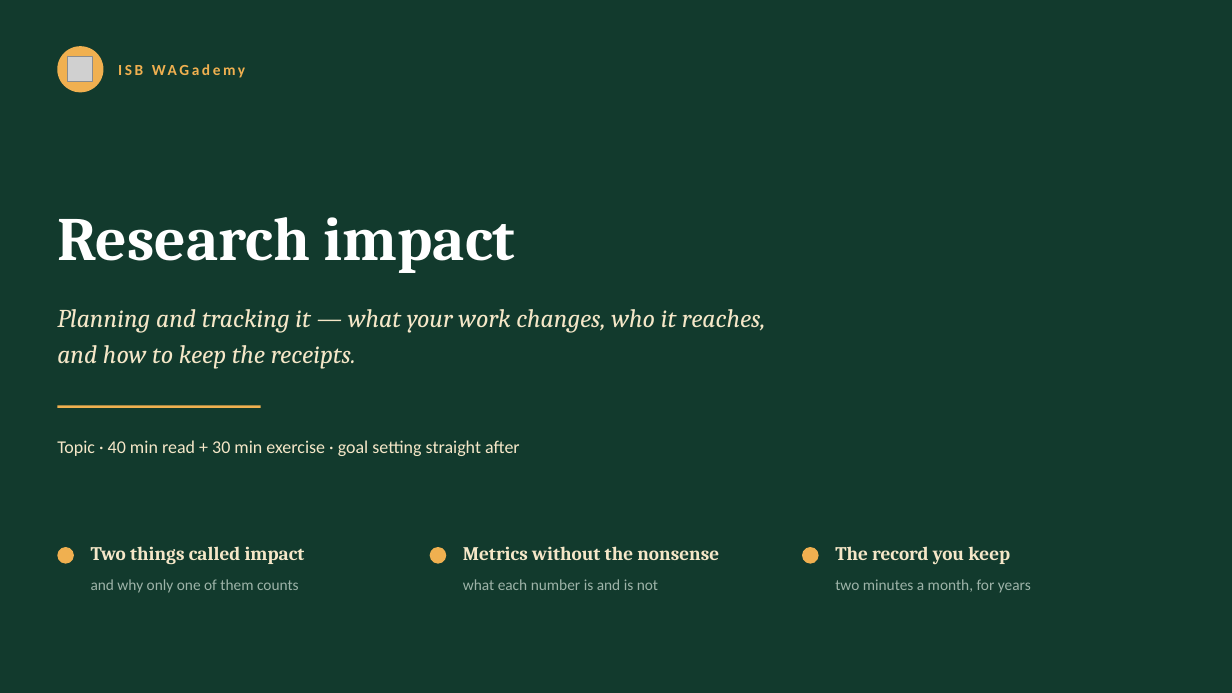
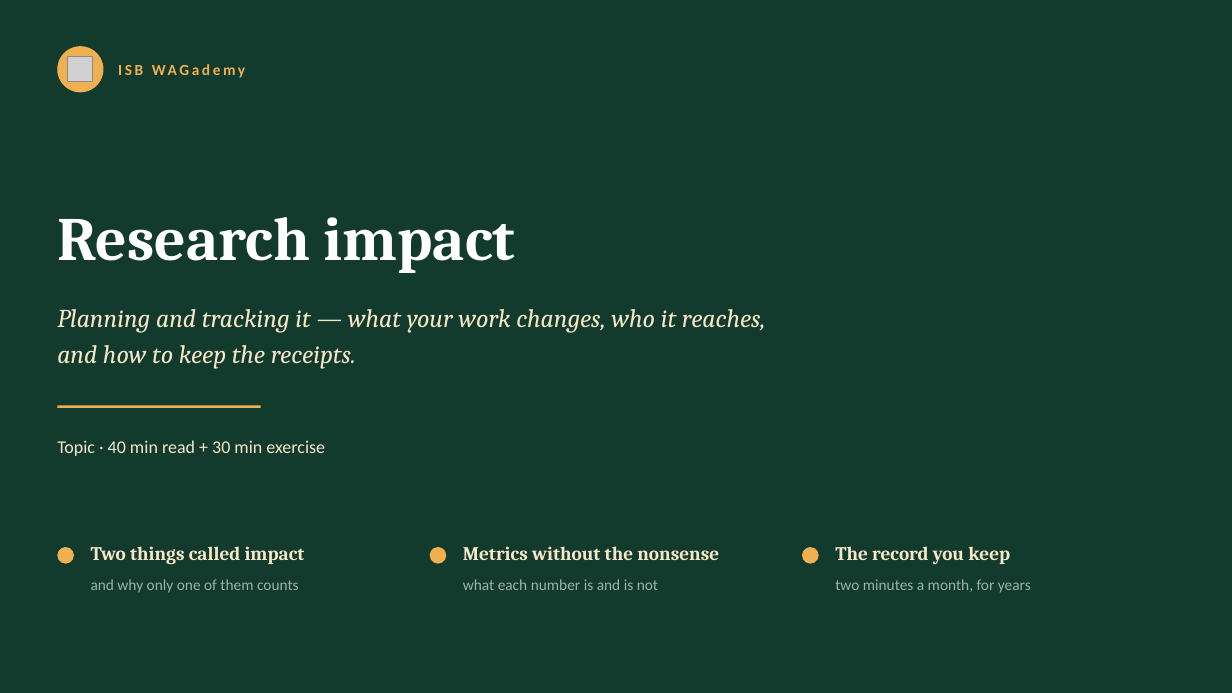
Before and after one commit to WAGademy-uq/wagademy-uq.github.io, a slide deck: slide 1 of public/slides/WAGademy-impact-planning-and-tracking.pptx. Drawn at 1232x693 pixels with LibreOffice and Linux fonts; fonts in the diff are those of the drawing; grey boxes stand for pictures. Boxes give left, top, right and bottom in pixels: in the first picture for what was removed or moved away, otherwise in the second. Text is boxed around its words. In the diff, an @@ line names an element or a change of style, - is before the commit and + after.

```diff
--- a/public/slides/WAGademy-impact-planning-and-tracking.pptx
+++ b/public/slides/WAGademy-impact-planning-and-tracking.pptx
@@ text at [57,440,325,456]: text changed @@
-Topic · 40 min read + 30 min exercise · goal setting straight after
+Topic · 40 min read + 30 min exercise
```
Also in this commit, not shown: 1 other slide changed, 1 other file.
